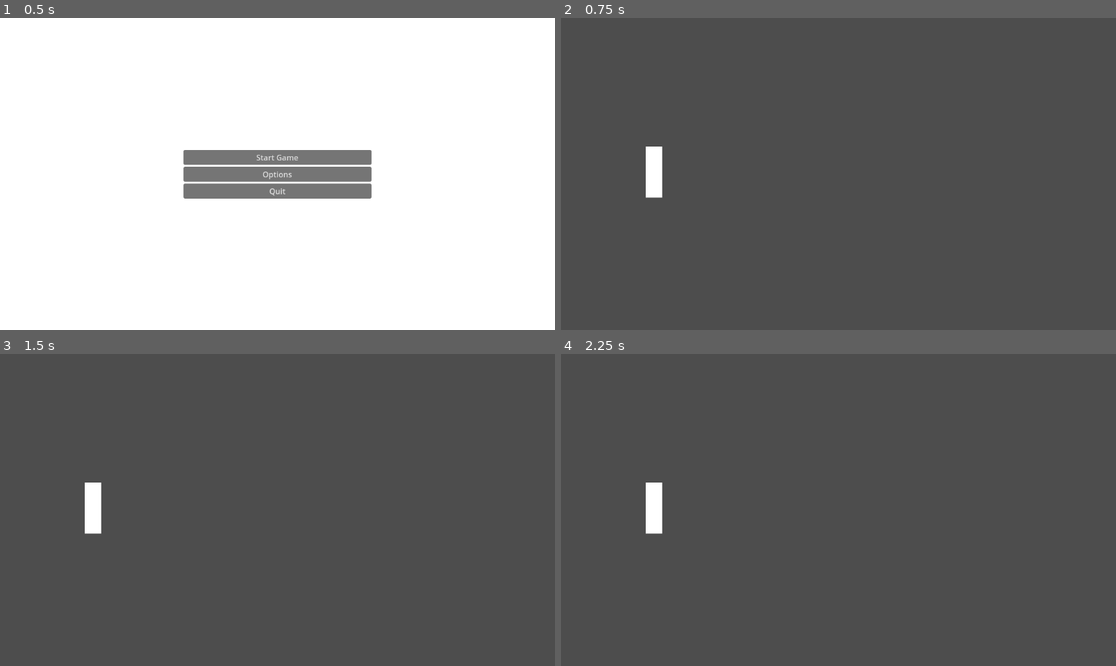
Above: before the commit, frames 1-4 (two rows, left to right).
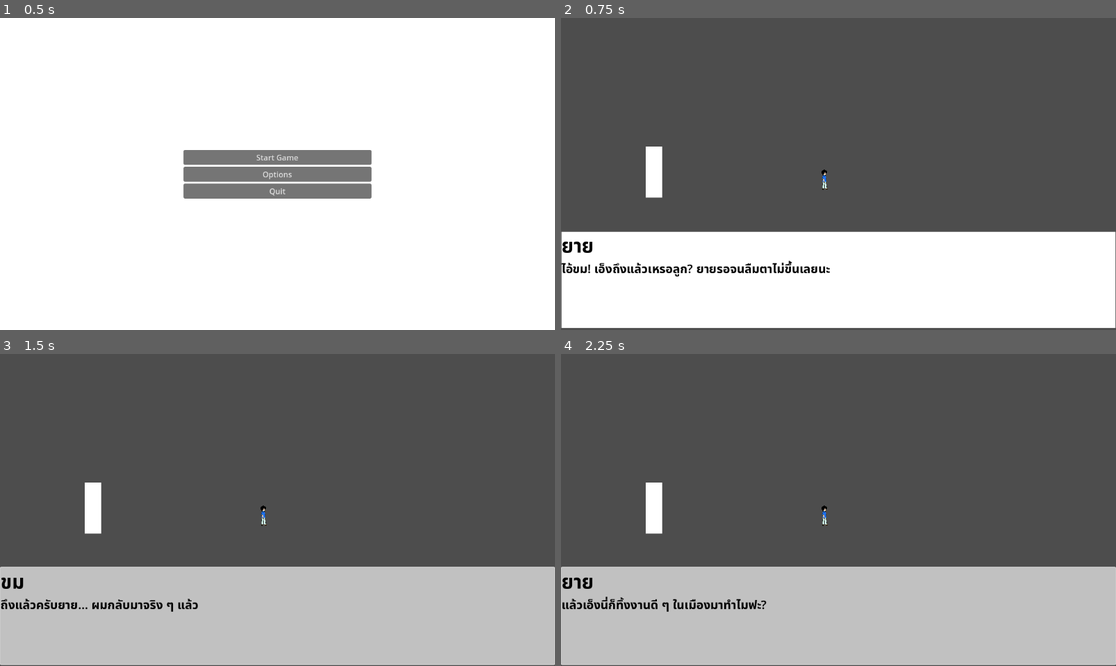
Above: after the commit, the same moments.

Repository: HeHHeyboi/BakChangKhom
Game: Godot game, scene res://Scene/Start_Scene.tscn
Two runs of this game, one before a commit and one after it. Both use one fixed random seed, a clock stepped at 60 frames per second and the inputs below. The project has no main scene, so this scene is started directly.
Inputs (mouse positions are in pixels of both pictures, inside the frame that each line leads up to):
- Up to frame 1 (0.5 s): no input
- Up to frame 2 (0.75 s): click "Start Game" at 0.5 s
- Up to frame 3 (1.5 s): click (277, 616) at 1.25 s, where only the run after the commit has a clickable "ยาย"
- Up to frame 4 (2.25 s): click (838, 616) at 2 s, where only the run after the commit has a clickable "ขม"

Frame 1 is identical in both runs. In frame 2, 31% of the frame differs, in the area x 0-100%, y 48-100%; in frame 3, 32%; in frame 4, 32%.

Commit message:
When press start now go to ch1
fix: correct player sprite

Diff:
--- a/Scene/Player.tscn
+++ b/Scene/Player.tscn
@@ -56,6 +56,18 @@
 "update": 1,
 "values": [7]
 }
+tracks/4/type = "value"
+tracks/4/imported = false
+tracks/4/enabled = true
+tracks/4/path = NodePath(".:region_enabled")
+tracks/4/interp = 1
+tracks/4/loop_wrap = true
+tracks/4/keys = {
+"times": PackedFloat32Array(0),
+"transitions": PackedFloat32Array(1),
+"update": 1,
+"values": [false]
+}
 
 [sub_resource type="Animation" id="Animation_mud5u"]
 resource_name = "Walk"
@@ -109,6 +121,18 @@
 "update": 1,
 "values": [7]
 }
+tracks/4/type = "value"
+tracks/4/imported = false
+tracks/4/enabled = true
+tracks/4/path = NodePath(".:region_enabled")
+tracks/4/interp = 1
+tracks/4/loop_wrap = true
+tracks/4/keys = {
+"times": PackedFloat32Array(0),
+"transitions": PackedFloat32Array(1),
+"update": 1,
+"values": [true]
+}
 
 [sub_resource type="AnimationLibrary" id="AnimationLibrary_fvocf"]
 _data = {
@@ -129,7 +153,6 @@
 scale = Vector2(0.0833333, 0.0964286)
 texture = ExtResource("2_3eeal")
 vframes = 7
-region_enabled = true
 region_rect = Rect2(0, 0, 500, 3496)
 
 [node name="AnimationPlayer" type="AnimationPlayer" parent="Idle"]
--- a/Scripts/dialog_scene.gd
+++ b/Scripts/dialog_scene.gd
@@ -40,10 +40,13 @@
 
 # NOTE: อันนี้เอาไว้ใช้จริง จะเรียกผ่าน Object อื่น
 func show_dialog(file_path: StringName, player: Player, bg: ImageTexture):
-	curPlayer = player
-	curPlayer.isDialogShow = true
+	if player != null:
+		curPlayer = player
+		curPlayer.isDialogShow = true
 
-	bg_node.texture = bg
+	if bg != null:
+		bg_node.texture = bg
+
 	dialog_stack.append(DIALOG)
 	index_stack.append(0)
 	self.visible = true
@@ -142,7 +145,7 @@
 	index_stack.clear()
 	dialog_stack.clear()
 	DialogDict[DIALOG] = []
-	if !Test:
+	if !Test && curPlayer != null:
 		curPlayer.isDialogShow = false
 
 
--- a/Scripts/main_game.gd
+++ b/Scripts/main_game.gd
@@ -1,4 +1,6 @@
 extends Node2D
+
+# @onready var player = $"Player"
 
 
 func _enter_tree() -> void:
--- a/Scripts/player.gd
+++ b/Scripts/player.gd
@@ -17,6 +17,10 @@
 	sprite.vframes = 4
 
 
+func _process(_delta: float) -> void:
+	anima_play(Dir)
+
+
 func _physics_process(_delta: float) -> void:
 	if isDialogShow:
 		return
@@ -31,12 +35,6 @@
 	elif Input.is_action_pressed("right", true):
 		Dir.x += 1
 
-	if Dir != Vector2.ZERO:
-		anim.play("Walk")
-	else:
-		anim.stop()
-		sprite.texture = idle
-
 	if Dir.x < 0:
 		sprite.flip_h = true
 	elif Dir.x > 0:
@@ -47,3 +45,14 @@
 
 	self.velocity = Vspeed
 	move_and_slide()
+
+
+func anima_play(dir: Vector2) -> void:
+	if dir != Vector2.ZERO:
+		anim.play("Walk")
+	else:
+		anim.stop()
+		sprite.texture = idle
+		sprite.hframes = 5
+		sprite.vframes = 4
+		sprite.region_enabled = false
--- a/Scripts/start_scene.gd
+++ b/Scripts/start_scene.gd
@@ -11,4 +11,5 @@
 
 func _on_start_button_pressed() -> void:
 	get_tree().change_scene_to_file("res://Scene/MainGame.tscn")
+	DialogScene.show_dialog("res://Assets/Chapter1ReturnHome.txt", null, null)
 	self.hide()
